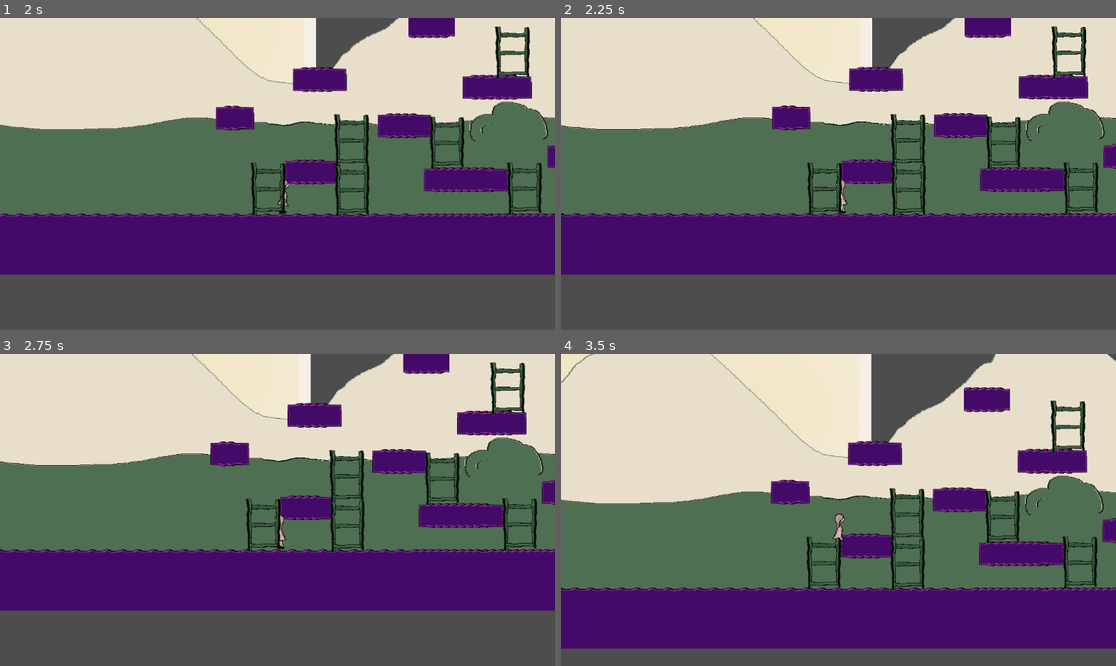
Above: before the commit, frames 1-4 (two rows, left to right).
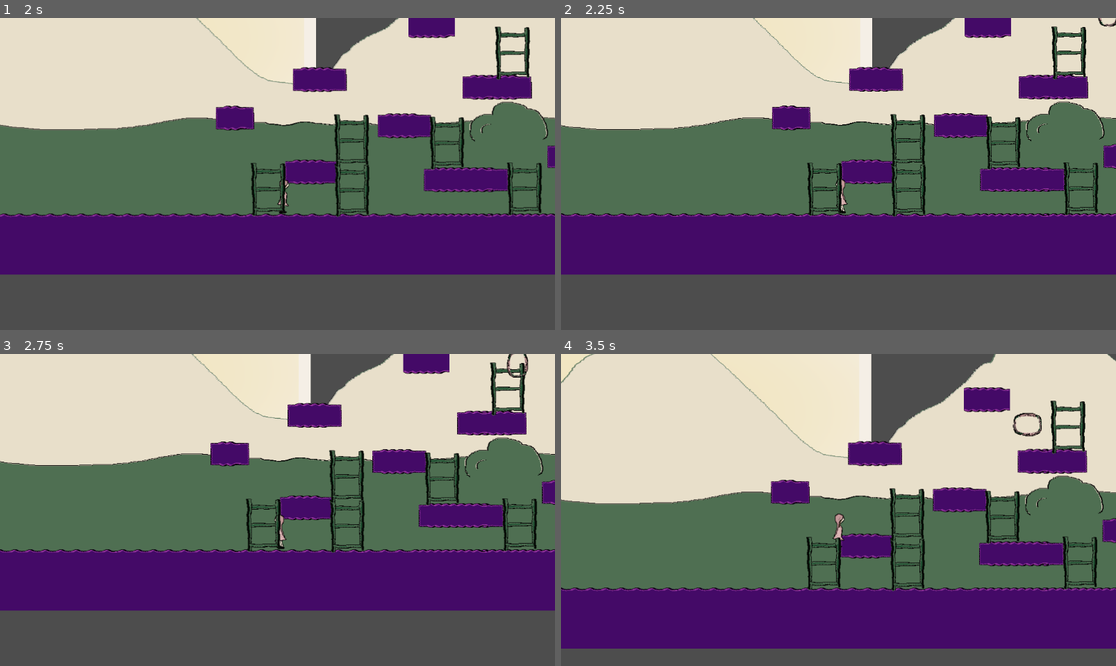
Above: after the commit, the same moments.

Repository: WelehoBRUDER/MetropoliaAMK-godot
Game: Godot game, scene res://world.tscn
Two runs of this game, one before a commit and one after it. Both use one fixed random seed, a clock stepped at 60 frames per second and the inputs below.
Inputs (mouse positions are in pixels of both pictures, inside the frame that each line leads up to):
- Up to frame 1 (2 s): move the mouse to (399, 158) at 0.52 s; hold D (move-right) from 0.53 s (still down); tap W (jump) at 0.77, 1.52 s; move the mouse to (166, 189) at 1.27 s
- Up to frame 2 (2.25 s): move the mouse to (894, 105) at 2.02 s; release D (move-right) at 2.03 s; hold A (move-left) from 2.03 s (still down)
- Up to frame 3 (2.75 s): keep holding A (move-left)
- Up to frame 4 (3.5 s): move the mouse to (810, 572) at 2.77 s; release A (move-left) at 2.78 s; hold D (move-right) from 2.78 s (still down); tap W (jump) at 3.02 s

Frame 1 is identical in both runs. In frame 2, less than 0.1% of the frame differs, in the area x 96-100%, y 0-3%; in frame 3, 0.1%; in frame 4, 0.2%, in the area x 81-87%, y 18-27%.

Commit message:
rock chase mouse :ooo

Diff:
--- /dev/null
+++ b/sampleproject/lavarock.gd
@@ -0,0 +1,9 @@
+extends Area2D
+
+@export var speed = 150
+
+func _process(delta: float) -> void:
+	$NavigationAgent2D.target_position = get_global_mouse_position()
+	var direction = $NavigationAgent2D.get_next_path_position() - global_position
+	direction = direction.normalized()
+	global_position += direction * delta * speed
--- a/sampleproject/lavarock.tscn
+++ b/sampleproject/lavarock.tscn
@@ -1,5 +1,6 @@
-[gd_scene load_steps=7 format=3 uid="uid://duclsnjtqjqo1"]
+[gd_scene load_steps=8 format=3 uid="uid://duclsnjtqjqo1"]
 
+[ext_resource type="Script" uid="uid://dwdgi5gdauaie" path="res://lavarock.gd" id="1_16ua4"]
 [ext_resource type="Texture2D" uid="uid://dh57o6clmr0ib" path="res://assets/sprites/foreground/laavakivi.png" id="1_h5610"]
 
 [sub_resource type="CanvasTexture" id="CanvasTexture_16ua4"]
@@ -10,6 +11,7 @@
 
 [sub_resource type="Animation" id="Animation_h5610"]
 resource_name = "rock"
+loop_mode = 1
 tracks/0/type = "value"
 tracks/0/imported = false
 tracks/0/enabled = true
@@ -17,7 +19,7 @@
 tracks/0/interp = 1
 tracks/0/loop_wrap = true
 tracks/0/keys = {
-"times": PackedFloat32Array(0, 0.966667),
+"times": PackedFloat32Array(0, 1),
 "transitions": PackedFloat32Array(1, 1),
 "update": 0,
 "values": [0.0, 6.28319]
@@ -29,10 +31,10 @@
 tracks/1/interp = 1
 tracks/1/loop_wrap = true
 tracks/1/keys = {
-"times": PackedFloat32Array(0, 0.966667),
-"transitions": PackedFloat32Array(1, 1),
+"times": PackedFloat32Array(0, 0.5, 1),
+"transitions": PackedFloat32Array(1, 1, 1),
 "update": 0,
-"values": [Vector2(1, 1), Vector2(1.2, 1.2)]
+"values": [Vector2(1, 1), Vector2(1.2, 1.2), Vector2(1, 1)]
 }
 
 [sub_resource type="Animation" id="Animation_16ua4"]
@@ -69,6 +71,7 @@
 }
 
 [node name="Lavarock" type="Area2D"]
+script = ExtResource("1_16ua4")
 
 [node name="Rock" type="Sprite2D" parent="."]
 texture = SubResource("CanvasTexture_16ua4")
@@ -81,3 +84,6 @@
 libraries = {
 &"": SubResource("AnimationLibrary_16ua4")
 }
+autoplay = "rock"
+
+[node name="NavigationAgent2D" type="NavigationAgent2D" parent="."]
Not shown, added: sampleproject/lavarock.gd.uid
